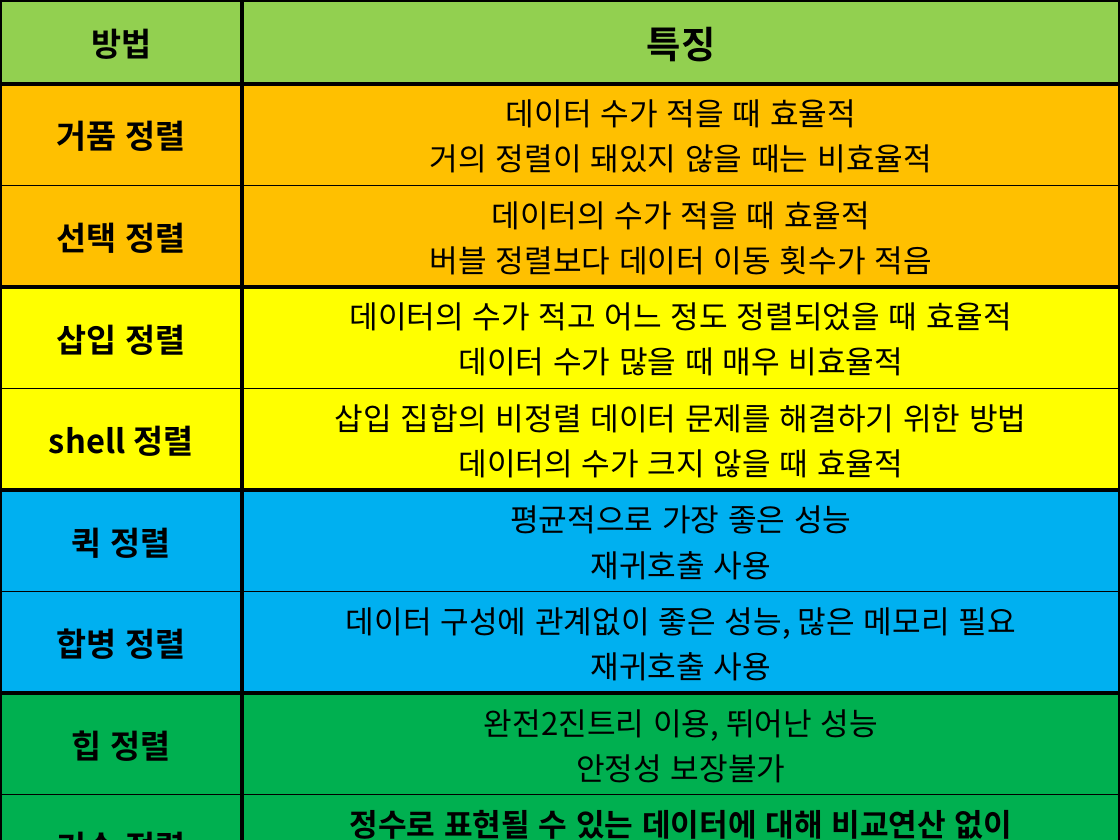
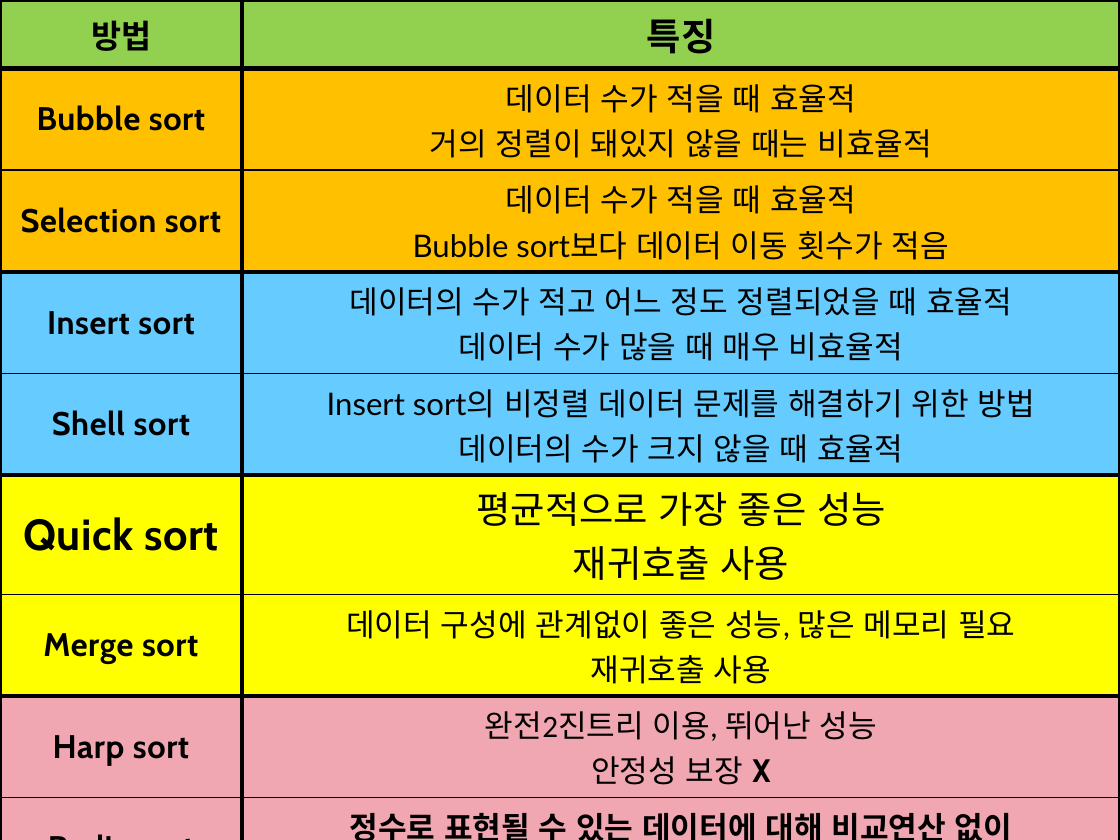
Before and after one commit to HelloNuri/ApplePi, a slide deck: slide 3 of QuickSort.pptx. Drawn at 1120x840 pixels with LibreOffice and Linux fonts; fonts in the diff are those of the drawing. Boxes give left, top, right and bottom in pixels: in the first picture for what was removed or moved away, otherwise in the second. Text is boxed around its words. In the diff, an @@ line names an element or a change of style, - is before the commit and + after.

Commit message:
design quicksort.pptx

```diff
--- a/QuickSort.pptx
+++ b/QuickSort.pptx
@@ table at (x1=0, y1=0, x2=1120, y2=840) @@
-row 2, column 1: 거품 정렬
+row 2, column 1: Bubble sort
-row 3, column 1: 선택 정렬
+row 3, column 1: Selection sort
-row 3, column 2: 데이터의 수가 적을 때 효율적 / 버블 정렬보다 데이터 이동 횟수가 적음
+row 3, column 2: 데이터 수가 적을 때 효율적 / Bubble sort보다 데이터 이동 횟수가 적음
-row 4, column 1: 삽입 정렬
+row 4, column 1: Insert sort
-row 5, column 1: shell 정렬
+row 5, column 1: Shell sort
-row 5, column 2: 삽입 집합의 비정렬 데이터 문제를 해결하기 위한 방법 / 데이터의 수가 크지 않을 때 효율적
+row 5, column 2: Insert sort의 비정렬 데이터 문제를 해결하기 위한 방법 / 데이터의 수가 크지 않을 때 효율적
-row 6, column 1: 퀵 정렬
+row 6, column 1: Quick sort
-row 7, column 1: 합병 정렬
+row 7, column 1: Merge sort
-row 8, column 1: 힙 정렬
+row 8, column 1: Harp sort
-row 8, column 2: 완전2진트리 이용, 뛰어난 성능 / 안정성 보장불가
+row 8, column 2: 완전2진트리 이용, 뛰어난 성능 / 안정성 보장 X
-row 9, column 1: 기수 정렬
+row 9, column 1: Radix sort
@@ fill #FFFF00 to #66CCFF in 4 cells @@
@@ fill #00B0F0 to #FFFF00 in 4 cells @@
@@ fill #00B050 to #F0A7B1 in 4 cells @@
@@ font Noto Sans CJK KR to Calibri in "데이터 수가 적을 때 효율적", "거의 정렬이 돼있지 않을 때는 비효율적", "데이터의 수가 적고 어느 정도 정렬되었을 때 ...", "데이터 수가 많을 때 매우 비효율적" and 4 more places @@
@@ size 20 to 24 pt in "평균적으로 가장 좋은 성능", "재귀호출 사용" @@
@@ rectangle added at (x1=0, y1=0, x2=1120, y2=176), fill #000000 @@
```
Also in this commit, not shown: 2 other slides changed, 2 slides added, 2 slides removed.
